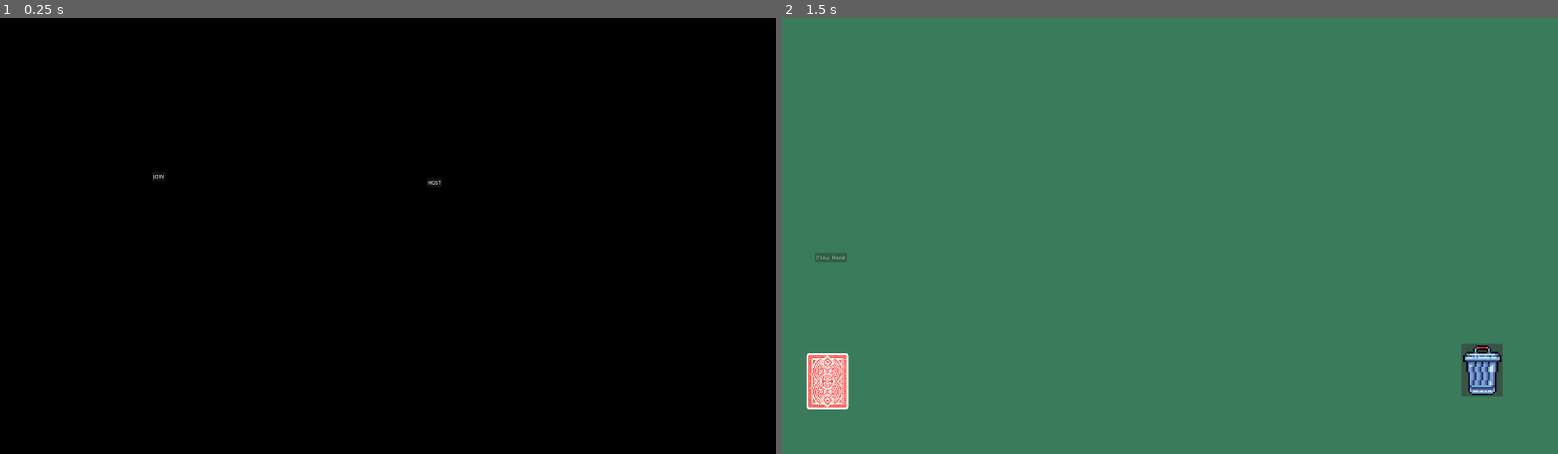
Above: before the commit, frames 1-2 (left to right).
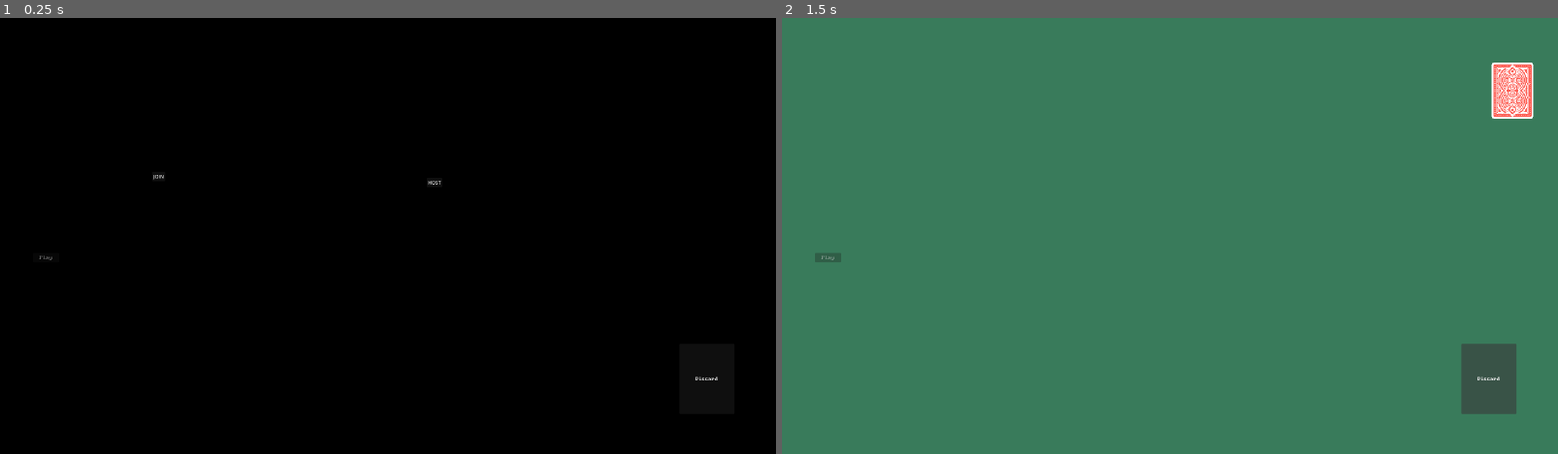
Above: after the commit, the same moments.

Repository: SalC124/rhombatro
Game: Godot game, scene res://scenes/Main2.tscn
Same seed, same stepped clock (60 frames per second), same inputs: the game is played once before the commit and once after it. This scene is started directly instead of the project's main scene.
Inputs (mouse positions are in pixels of both pictures, inside the frame that each line leads up to):
- Up to frame 1 (0.25 s): no input
- Up to frame 2 (1.5 s): click "HOST" at 0.5 s; click (1480, 371) at 1.27 s

The runs differ from the first frame. In frame 1, less than 0.1% of the frame differs, in the area x 5-93%, y 54-84%; in frame 2, 2.4%, in the area x 3-97%, y 10-91%.
Error after the commit: Invalid assignment of property or key 'visible' with value of type 'bool' on a base object of type 'null instance'. (res://scripts/scoring.gd:25)

Commit message:
got rid of EvilField scene since im going all-in with the conditional logic for everything. made play and discard buttons children of Main2 and not their own scenes bc we only need one onscreen ever. im so locked, i promise

Diff:
--- a/scenes/EvilField.tscn
+++ /dev/null
@@ -1,29 +0,0 @@
-[gd_scene format=3 uid="uid://6krn81emk1y4"]
-
-[ext_resource type="Script" uid="uid://p8evnt5tinbi" path="res://scripts/deck.gd" id="1_gakev"]
-[ext_resource type="Script" uid="uid://ckm0i0hrn0lic" path="res://scripts/scoring.gd" id="1_proga"]
-[ext_resource type="Texture2D" uid="uid://bsr2nidd6pxwm" path="res://assets/PC _ Computer - Balatro - Playing Cards - Card Backs, Enhancers and Seals.png" id="2_gakev"]
-[ext_resource type="Script" uid="uid://uxoed6gc20gs" path="res://scripts/player_hand.gd" id="3_proga"]
-[ext_resource type="Script" uid="uid://davr8dw2xo6sd" path="res://scripts/card_manager.gd" id="4_gakev"]
-
-[sub_resource type="AtlasTexture" id="AtlasTexture_ljca3"]
-atlas = ExtResource("2_gakev")
-region = Rect2(1, 1, 69, 93)
-
-[node name="EvilField" type="Node2D" unique_id=1194789600]
-script = ExtResource("1_proga")
-
-[node name="Deck" type="Node2D" parent="." unique_id=372142740]
-position = Vector2(2000, 500)
-scale = Vector2(2, 2)
-script = ExtResource("1_gakev")
-
-[node name="Sprite2D" type="Sprite2D" parent="Deck" unique_id=1048964790]
-texture_filter = 1
-texture = SubResource("AtlasTexture_ljca3")
-
-[node name="Hand" type="Node2D" parent="." unique_id=230179999]
-script = ExtResource("3_proga")
-
-[node name="CardManager" type="Node2D" parent="." unique_id=1670652172]
-script = ExtResource("4_gakev")
--- a/scenes/Main2.tscn
+++ b/scenes/Main2.tscn
@@ -2,14 +2,13 @@
 
 [ext_resource type="Script" uid="uid://b1s0bdmc3o1lw" path="res://scripts/multiplayer.gd" id="1_cnjq1"]
 [ext_resource type="PackedScene" uid="uid://740761bpqiw2" path="res://scenes/PlayerField.tscn" id="2_20mca"]
-[ext_resource type="PackedScene" uid="uid://6krn81emk1y4" path="res://scenes/EvilField.tscn" id="3_y2vse"]
 [ext_resource type="Script" uid="uid://dd8i0dnsqivr" path="res://scripts/game_loop.gd" id="4_i0u6e"]
+[ext_resource type="FontFile" uid="uid://b4ucaw12l0s1n" path="res://assets/BigBlueTermPlusNerdFontMono-Regular.ttf" id="5_8xah2"]
 
 [node name="Main2" type="Node2D" unique_id=1492515000]
 texture_filter = 1
 script = ExtResource("1_cnjq1")
 player_field_scene = ExtResource("2_20mca")
-evil_field_scene = ExtResource("3_y2vse")
 
 [node name="HostButton" type="Button" parent="." unique_id=836699671]
 offset_left = 1408.0
@@ -28,5 +27,24 @@
 [node name="GameLoop" type="Node" parent="." unique_id=1698302306]
 script = ExtResource("4_i0u6e")
 
+[node name="DiscardButton" type="Button" parent="." unique_id=124394224]
+offset_left = 2241.0
+offset_top = 1076.0
+offset_right = 2423.0
+offset_bottom = 1308.0
+theme_override_fonts/font = ExtResource("5_8xah2")
+text = "Discard"
+
+[node name="PlayButton" type="Button" parent="." unique_id=1583530075]
+offset_left = 109.0
+offset_top = 776.0
+offset_right = 195.0
+offset_bottom = 807.0
+theme_override_fonts/font = ExtResource("5_8xah2")
+disabled = true
+text = "Play"
+
 [connection signal="pressed" from="HostButton" to="." method="_on_host_button_pressed"]
 [connection signal="pressed" from="JoinButton" to="." method="_on_join_button_pressed"]
+[connection signal="pressed" from="DiscardButton" to="GameLoop" method="_on_discard_pressed"]
+[connection signal="pressed" from="PlayButton" to="GameLoop" method="_on_play_button_pressed"]
--- a/scenes/PlayerField.tscn
+++ b/scenes/PlayerField.tscn
@@ -52,24 +52,6 @@
 scale = Vector2(2, 2)
 script = ExtResource("5_lw870")
 
-[node name="Discard" type="Button" parent="." unique_id=1538525852]
-offset_left = 2241.0
-offset_top = 1076.0
-offset_right = 2423.0
-offset_bottom = 1308.0
-scale = Vector2(0.75, 0.75)
-icon = SubResource("AtlasTexture_1f0uq")
-
-[node name="PlayHand" type="Button" parent="." unique_id=1589395860]
-texture_filter = 1
-offset_left = 109.0
-offset_top = 776.0
-offset_right = 195.0
-offset_bottom = 807.0
-theme_override_fonts/font = ExtResource("7_1cvf3")
-disabled = true
-text = "Play Hand"
-
 [node name="BackgroundImage" type="Sprite2D" parent="." unique_id=147286755]
 z_index = -1
 z_as_relative = false
--- a/scripts/game_loop.gd
+++ b/scripts/game_loop.gd
@@ -11,6 +11,7 @@
 
 func set_scoring_refs(peer_id: int, ref: Node) -> void:
 	scoring_refs[peer_id] = ref
+	ref.owner_peer_id = peer_id
 
 
 # func player_1_setup(player_id):
@@ -36,3 +37,11 @@
 
 func _process(_delta: float) -> void:
 	pass
+
+
+func _on_discard_pressed() -> void:
+	pass # Replace with function body.
+
+
+func _on_play_button_pressed() -> void:
+	pass # Replace with function body.
--- a/scripts/multiplayer.gd
+++ b/scripts/multiplayer.gd
@@ -5,7 +5,6 @@
 
 var peer = ENetMultiplayerPeer.new()
 @export var player_field_scene : PackedScene
-@export var evil_field_scene : PackedScene
 signal connect_and_such_also_f_u
 
 func _on_host_button_pressed() -> void:
@@ -16,25 +15,20 @@
 	var player_scene = player_field_scene.instantiate()
 	add_child(player_scene)
 	$GameLoop.set_scoring_refs(multiplayer.get_unique_id(), player_scene)
-	emit_signal("connect_and_such_also_f_u")
-
-
 
 func _on_join_button_pressed() -> void:
 	disable_buttons()
 	peer.create_client(SERVER_ADDRESS, PORT)
 	multiplayer.multiplayer_peer = peer
+	multiplayer.peer_connected.connect(_on_peer_connected)
 	var player_scene = player_field_scene.instantiate()
-	var evil_scene = evil_field_scene.instantiate()
 	add_child(player_scene)
-	add_child(evil_scene)
 	$GameLoop.set_scoring_refs(multiplayer.get_unique_id(), player_scene)
-	multiplayer.peer_connected.connect(_on_peer_connected)
 
 func _on_peer_connected(peer_id):
-	var evil_scene = evil_field_scene.instantiate()
-	add_child(evil_scene)
-	$GameLoop.set_scoring_refs(peer_id, evil_scene)
+	var opponent_scene = player_field_scene.instantiate()
+	add_child(opponent_scene)
+	$GameLoop.set_scoring_refs(peer_id, opponent_scene)
 
 func disable_buttons():
 	$HostButton.disabled = true
--- a/scripts/scoring.gd
+++ b/scripts/scoring.gd
@@ -1,6 +1,9 @@
-extends Node
+extends Node2D
 
 var starting_health = 100
+
+var owner_peer_id: int
+var is_local_player: bool
 
 const CARD_STATES = preload("res://scripts/card_states.gd")
 @onready var player_hand_ref = $"Hand"
@@ -11,9 +14,16 @@
 
 # Called when the node enters the scene tree for the first time.
 func _ready() -> void:
-	if get_parent().name == "PlayerField":
+	is_local_player = owner_peer_id == multiplayer.get_unique_id()
+
+	if is_local_player:
 		$"Discard".disabled=true
 		$"PlayHand".disabled=true
+	else:
+		rotation = PI
+		position = Vector2(2560, 1440)
+		$"Discard".visible = false
+		$"PlayHand".visible = false
 	$"CardManager".connect("select", func(_card):
 		button_update()
 		# ligma(card)
@@ -29,6 +39,8 @@
 
 
 func button_update():
+	if not is_local_player:
+		return # return early so nothing gets impacted by the opponent
 	if player_hand_ref.selected_cards.size() == 0:
 		$"Discard".disabled=true
 		$"PlayHand".disabled=true
@@ -47,6 +59,8 @@
 
 
 func _on_play_hand_pressed() -> void:
+	if not is_local_player:
+		return # return early so nothing gets impacted by the opponent
 	player_cards_in_play = player_hand_ref.selected_cards.duplicate()
 
 	var last_card_moved_tween
@@ -79,6 +93,9 @@
 
 
 func _on_discard_pressed() -> void:
+	print("id: ", multiplayer.get_unique_id)
+	if not is_local_player:
+		return # return early so nothing gets impacted by the opponent
 	var cards_to_discard = player_hand_ref.selected_cards.duplicate()
 
 	var last_discard_tween
